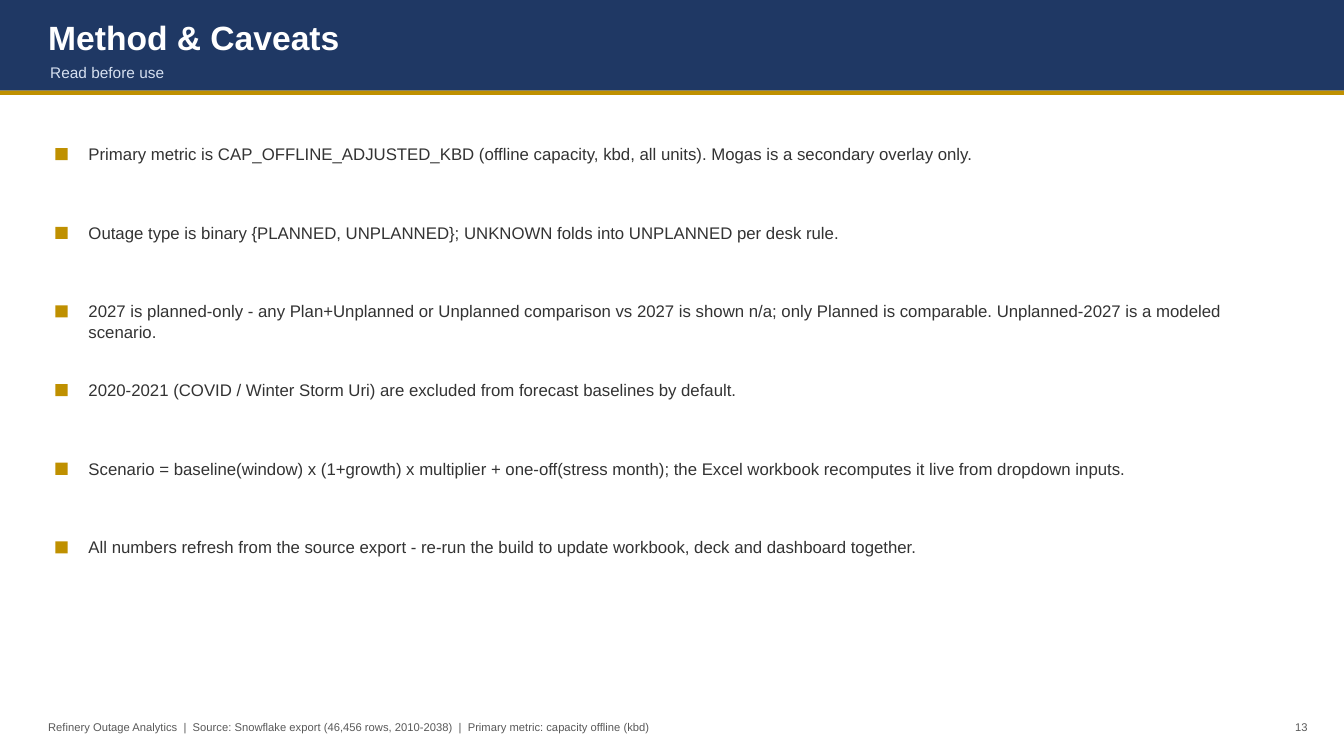
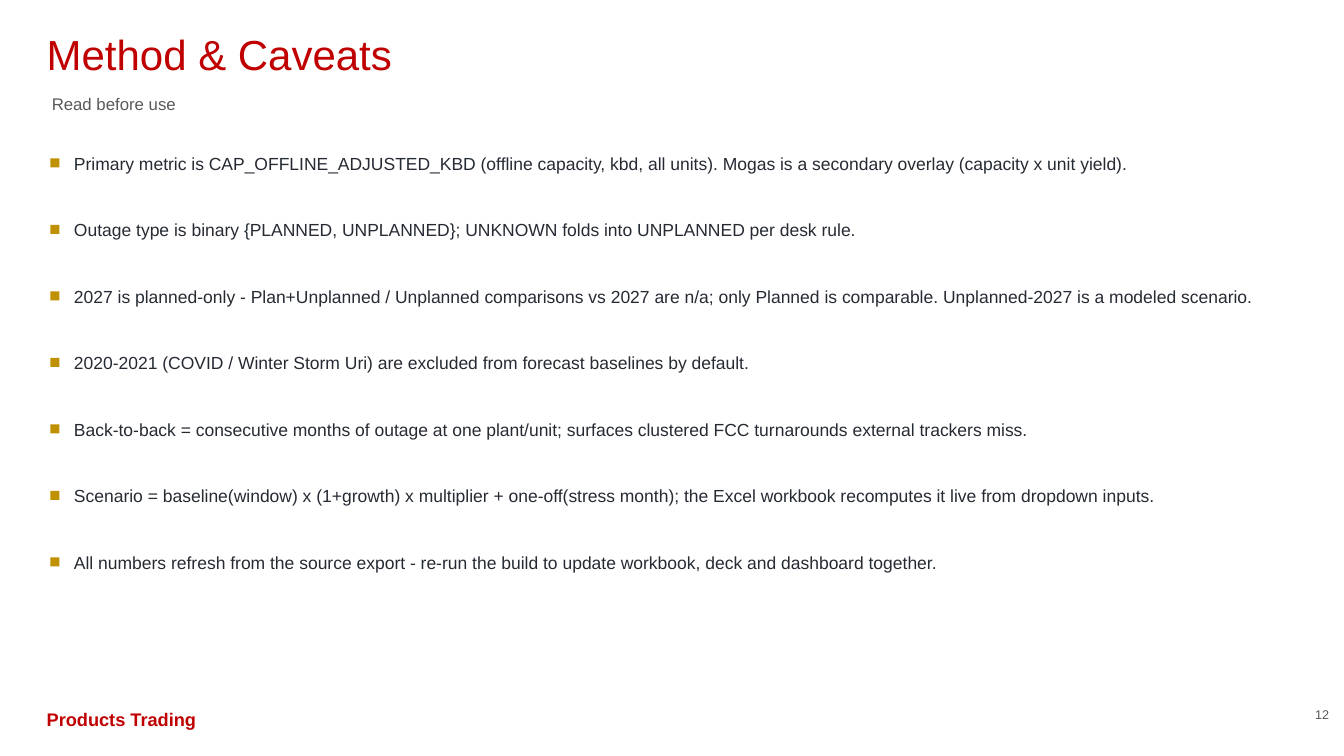
Before and after one commit to HoldenCole/Outages-script, a slide deck: slide 13 of output/outage_deck.pptx. Drawn at 1344x756 pixels with LibreOffice and Linux fonts; fonts in the diff are those of the drawing. Boxes give left, top, right and bottom in pixels: in the first picture for what was removed or moved away, otherwise in the second. Text is boxed around its words. In the diff, an @@ line names an element or a change of style, - is before the commit and + after.

```diff
--- a/output/outage_deck.pptx
+++ b/output/outage_deck.pptx
@@ rectangle removed at [0, 0, 1344, 91] @@
@@ text "Method & Caveats" at [47, 39, 392, 71]: size 24 to 30 pt, text colour #FFFFFF to #C00000, bold off; less space between paragraphs @@
@@ rectangle removed at [0, 91, 1344, 95] @@
@@ text "Read before use": place and size @@
-text "Read before use" at [50, 67, 164, 78]
+text "Read before use" at [52, 98, 176, 110]
@@ text "Read before use" at [52, 98, 176, 110]: size 11 to 12 pt, text colour #D6E0F0 to #595959; less space between paragraphs @@
@@ rectangle: place and size @@
-rectangle at [55, 148, 68, 160]
+rectangle at [50, 158, 59, 167]
@@ text at [74, 157, 1127, 174]: text changed; size 12 to 12.5 pt; text colour #333333 to #262B33 @@
-Primary metric is CAP_OFFLINE_ADJUSTED_KBD (offline capacity, kbd, all units). Mogas is a secondary overlay only.
+Primary metric is CAP_OFFLINE_ADJUSTED_KBD (offline capacity, kbd, all units). Mogas is a secondary overlay (capacity x unit yield).
@@ rectangle: place and size @@
-rectangle at [55, 227, 68, 239]
+rectangle at [50, 225, 59, 234]
@@ text "Outage type is binary {PLANNED, ...": place and size @@
-text "Outage type is binary {PLANNED, ..." at [88, 227, 839, 243]
+text "Outage type is binary {PLANNED, ..." at [74, 223, 856, 240]
@@ rectangle: place and size @@
-rectangle at [55, 306, 68, 318]
+rectangle at [50, 291, 59, 300]
@@ text at [74, 290, 1252, 307]: text changed; size 12 to 12.5 pt; text colour #333333 to #262B33 @@
-2027 is planned-only - any Plan+Unplanned or Unplanned comparison vs 2027 is shown n/a; only Planned is comparable. Unplanned-2027 is a modeled scenario.
+2027 is planned-only - Plan+Unplanned / Unplanned comparisons vs 2027 are n/a; only Planned is comparable. Unplanned-2027 is a modeled scenario.
@@ rectangle: place and size @@
-rectangle at [55, 384, 68, 396]
+rectangle at [50, 358, 59, 367]
@@ text "2020-2021 (COVID / Winter Storm ...": place and size @@
-text "2020-2021 (COVID / Winter Storm ..." at [88, 384, 736, 400]
+text "2020-2021 (COVID / Winter Storm ..." at [74, 356, 749, 373]
@@ rectangle: place and size @@
-rectangle at [55, 463, 68, 475]
+rectangle at [50, 424, 59, 434]
@@ text added at [74, 423, 1028, 440], 12.5 pt, text #262B33 @@
+Back-to-back = consecutive months of outage at one plant/unit; surfaces clustered FCC turnarounds external trackers miss.
@@ rectangle: place and size @@
-rectangle at [55, 541, 68, 554]
+rectangle at [50, 491, 59, 500]
@@ size 12 to 12.5 pt, text colour #333333 to #262B33; less space between paragraphs in 4 elements at [74, 223, 856, 240], [74, 356, 749, 373], [74, 556, 937, 573], [74, 489, 1155, 506] @@
@@ text "Scenario = baseline(window) x (1+growth) ...": place and size @@
-text "Scenario = baseline(window) x (1+growth) ..." at [88, 463, 1124, 479]
+text "Scenario = baseline(window) x (1+growth) ..." at [74, 489, 1155, 506]
@@ rectangle added at [50, 558, 59, 567], fill #BF9000 @@
@@ text "All numbers refresh from the ...": place and size @@
-text "All numbers refresh from the ..." at [88, 541, 916, 557]
+text "All numbers refresh from the ..." at [74, 556, 937, 573]
@@ text added at [47, 713, 196, 730], 13 pt, text #C00000, bold @@
+Products Trading
@@ text added at [1315, 710, 1329, 719], 9 pt, text #595959 @@
+12
@@ text removed at [48, 723, 650, 734] @@
-Refinery Outage Analytics | Source: Snowflake export (46,456 rows, 2010-2038) | Primary metric: capacity offline (kbd)
@@ text removed at [1295, 723, 1307, 731] @@
-13
```
Also in this commit, not shown: 4 other slides changed, 8 slides added, 8 slides removed, 8 other files.
